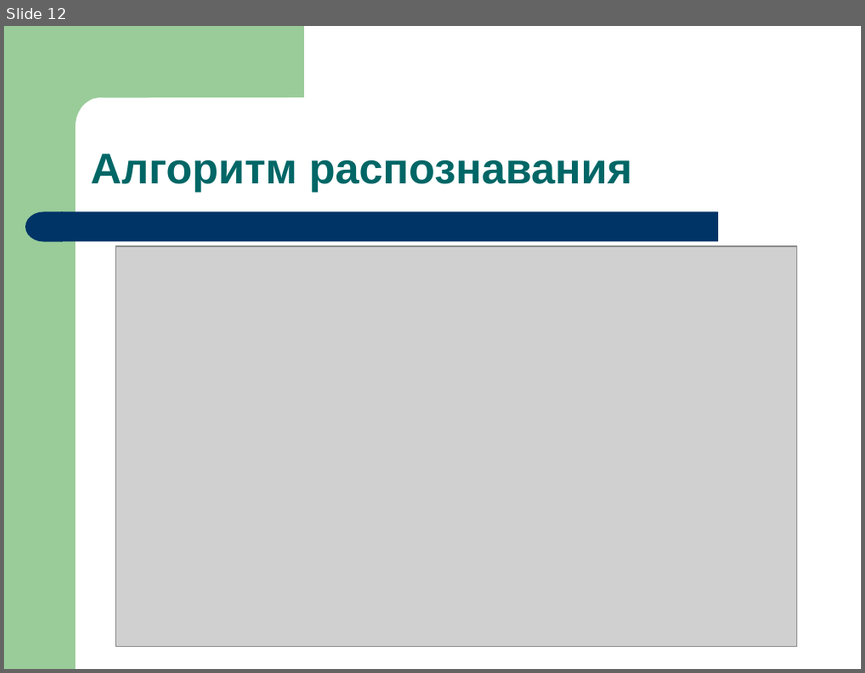
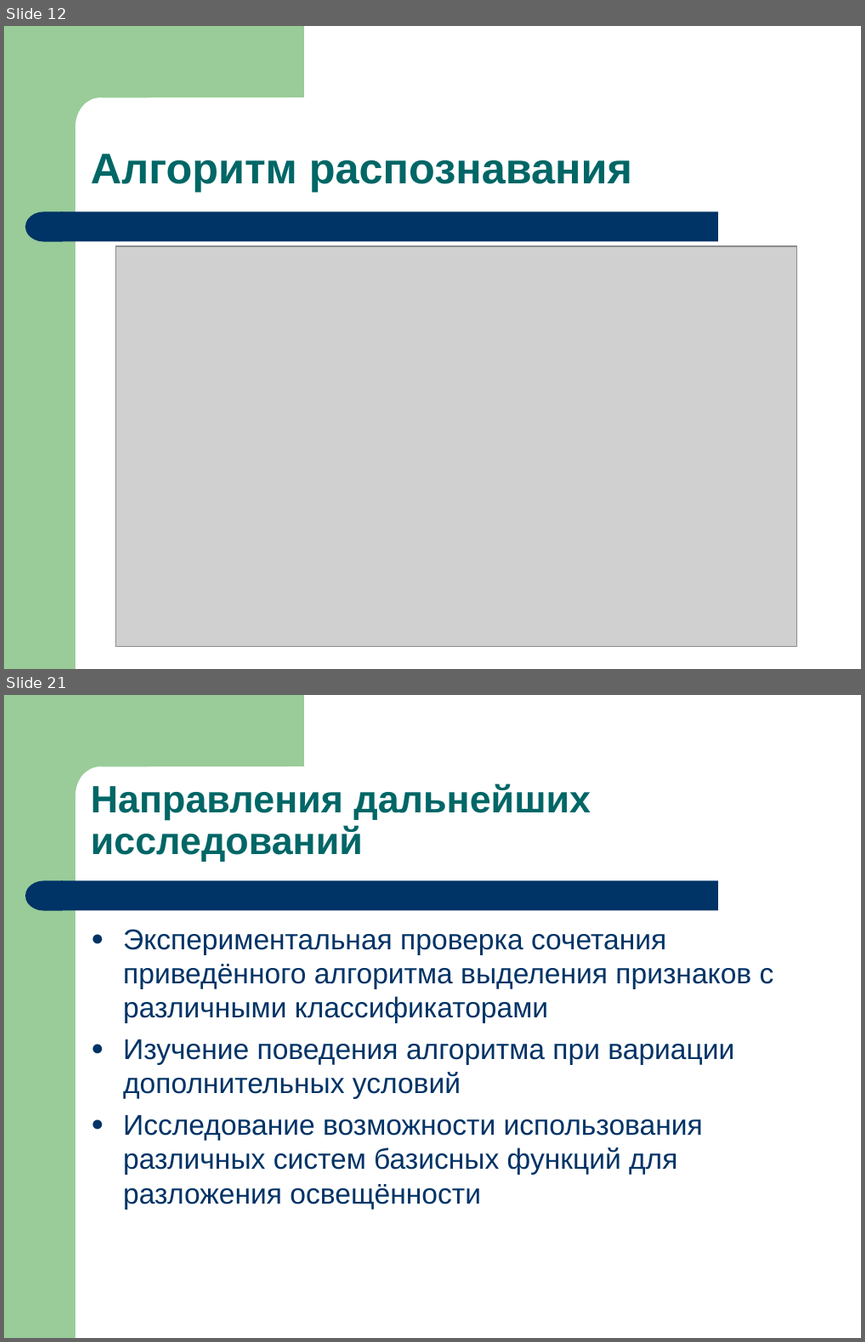
Before and after one commit to iskra-vitaly/mdiser, a slide deck: defend/present/Iskra.V.V.Defence.ppt. Shown one above the other, each under a label of ours: slide 12 before the commit, slides 12 and 21 after it; the slides between them are not shown. The pictures are 865x673 and 865x1342 pixels, drawn with LibreOffice and Linux fonts; fonts in the diff are those of the drawing; grey boxes stand for pictures. Boxes give left, top, right and bottom in pixels: in the first picture for what was removed or moved away, otherwise in the second. Text is boxed around its words. In the diff, an @@ line names an element or a change of style, - is before the commit and + after.

```diff
--- a/defend/present/Iskra.V.V.Defence.ppt
+++ b/defend/present/Iskra.V.V.Defence.ppt
@@ slide 21 added at bbox=[4, 695, 861, 1338], background #FFFFFF; not listed: 4 template elements that a slide beside it also shows @@
@@ text added at bbox=[91, 783, 590, 862], 32 pt, text #006666, bold @@
+Направления дальнейших исследований
@@ text added at bbox=[123, 929, 774, 1209], 24 pt, text #003366 @@
+● Экспериментальная проверка сочетания приведённого алгоритма выделения признаков с различными классификаторами
+● Изучение поведения алгоритма при вариации дополнительных условий
+● Исследование возможности использования различных систем базисных функций для разложения освещённости
```
Also in this commit, not shown: 1 slide changed, 7 other slides added, 2 other files.
